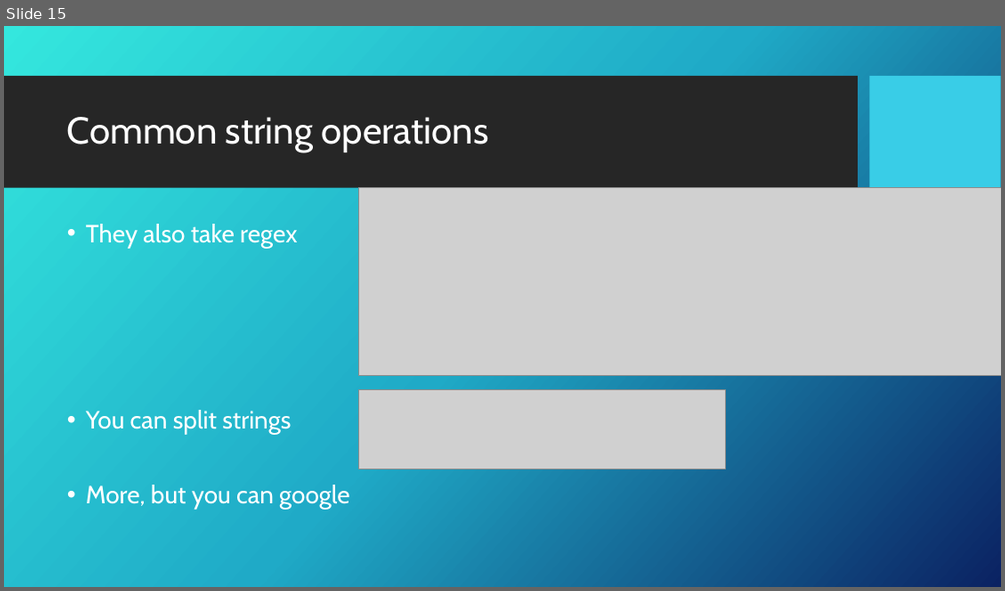
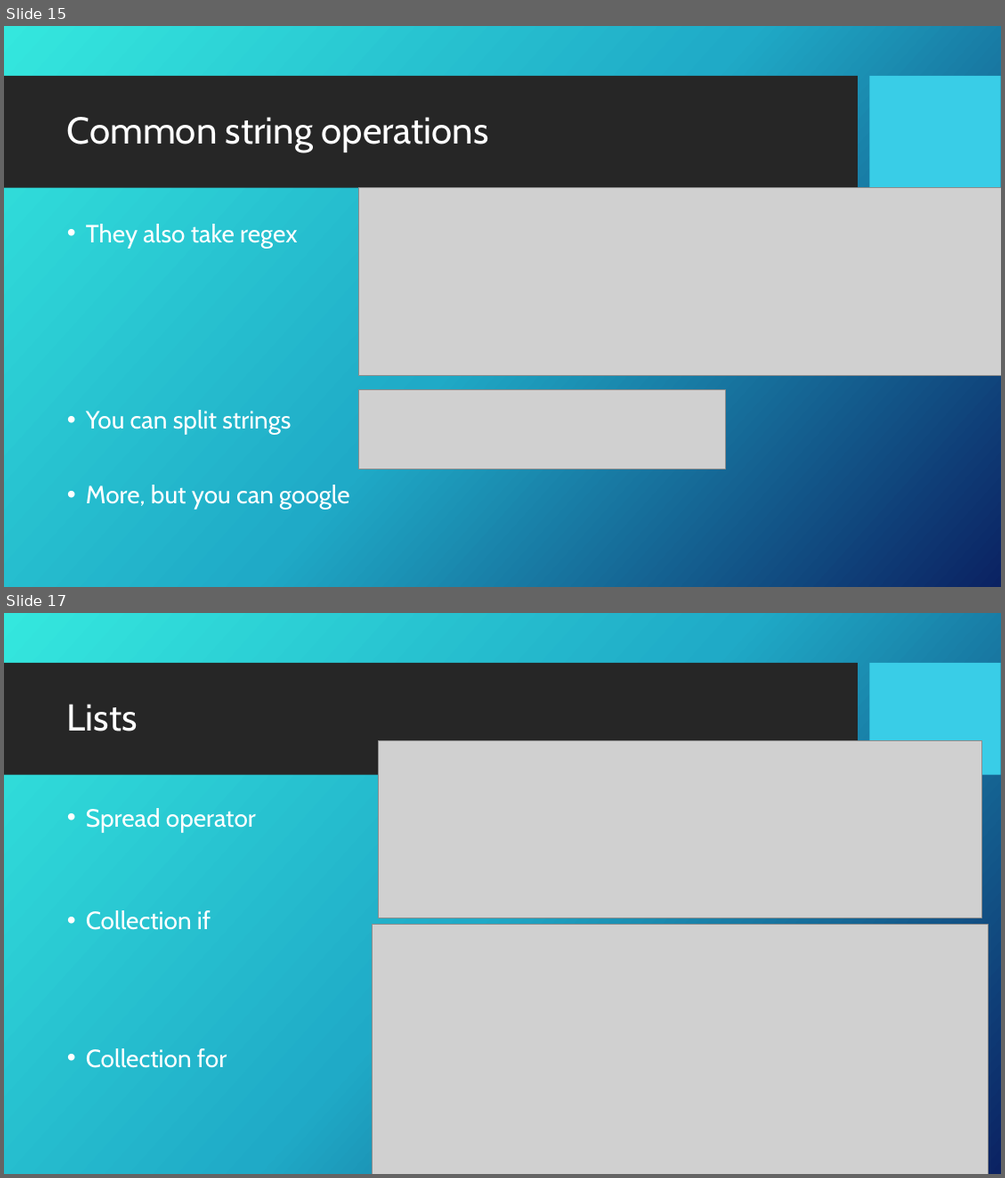
Before and after one commit to GDSC-ADEK/dart-flutter-course, a slide deck: week2/week2_slideshow.pptx. Shown one above the other, each under a label of ours: slide 15 before the commit, slides 15 and 17 after it; the slides between them are not shown. The pictures are 1005x591 and 1005x1178 pixels, drawn with LibreOffice and Linux fonts; fonts in the diff are those of the drawing; grey boxes stand for pictures; background and template pictures are left out. Boxes give left, top, right and bottom in pixels: in the first picture for what was removed or moved away, otherwise in the second. Text is boxed around its words. In the diff, an @@ line names an element or a change of style, - is before the commit and + after.

Commit message:
added content about collections

```diff
--- a/week2/week2_slideshow.pptx
+++ b/week2/week2_slideshow.pptx
@@ slide 17 added at (4,613,1001,1174), background picture (left out); not listed: 2 template elements that a slide beside it also shows @@
@@ title added at (67,704,138,731), 36 pt, text #FFFFFF @@
+Lists
@@ picture added at (378,741,981,917) @@
@@ text added at (86,808,256,1068), 24 pt, text #FFFFFF @@
+• Spread operator
+• Collection if
+• Collection for
@@ picture added at (372,925,988,1174) @@
```
Also in this commit, not shown: 4 other slides added, 5 other files.
